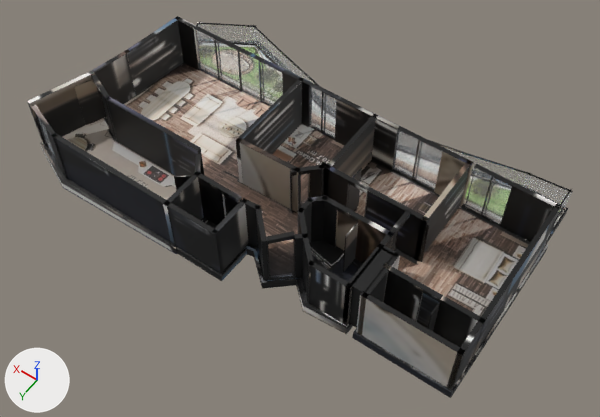
Before and after pictures for a commit that changed the glTF model _bake/glb/kent-38/model.glb.
Rendered twice from a 50 mm lens placed at (-11.83, 16.32, 23.83), pointed at (-0.93, 1.06, -0.15). Every picture has the same lights, and +X, +Y and +Z are marked at lower left. The picture after the commit comes second. Where no turn or scale is listed for an object, it has been applied to the vertices. Vertices at exactly the same position are counted once.
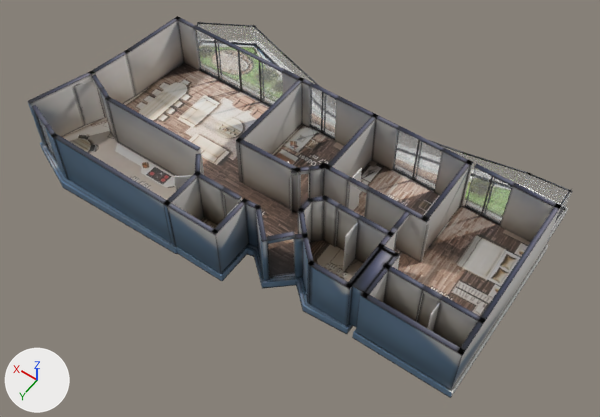
Changed parts and their boxes (x1, y1, x2, y2) in the pictures (600 x 417 px):
'Mesh_0', surface changed (lighter)
    both: (28, 16, 572, 398)
part 1 of me_mesh_0, reshaped (mostly hidden before)
    before: (64, 56, 529, 247)
    after: (40, 56, 568, 390)
part 2 of me_mesh_0, surface changed (lighter)
    both: (28, 16, 572, 398)

What changed in the scene script:
```text
Change mat_baked:
    where n3 = _N.new('ShaderNodeMapping'); n3.name = 'Mapping'
    n3.inputs[1].default_value: (0.00146, -14.96, 0.0) -> (0.00118, -14.97, 0.0)  # 'Location'
    n3.inputs[3].default_value: (15.95, 15.96, 1.0) -> (15.94, 15.97, 1.0)  # 'Scale'
Change me_mesh_0:
    used by ob_mesh_0; location = (-9.04, 5.3, -0.36)
    remove me_mesh_0.from_pydata(...)  # 3187 vertices, 5668 faces; spans x 0.0..18.1, y -10.6..0.0, z 0.0..2.6
    add me_mesh_0.from_pydata(...)  # 3908 vertices, 7210 faces; spans x 0.0..18.1, y -10.6..0.0, z 0.0..2.6
    me_mesh_0 part 1: 11 vertices moved within x 0.2..11.4, y -7.8..-0.2, z 0.0..0.4; 8 vertices removed from x 4.3..12.8, y -9.6..-9.1, z 0.4..1.4; 729 vertices added at x 0.1..17.4, y -9.6..-0.2, z 0.0..2.6
    me_mesh_0 part 2: 3174 kept faces spanning x 0.0..18.1, y -10.6..0.0, z 0.0..2.6 get new texture (UV) coordinates
```
